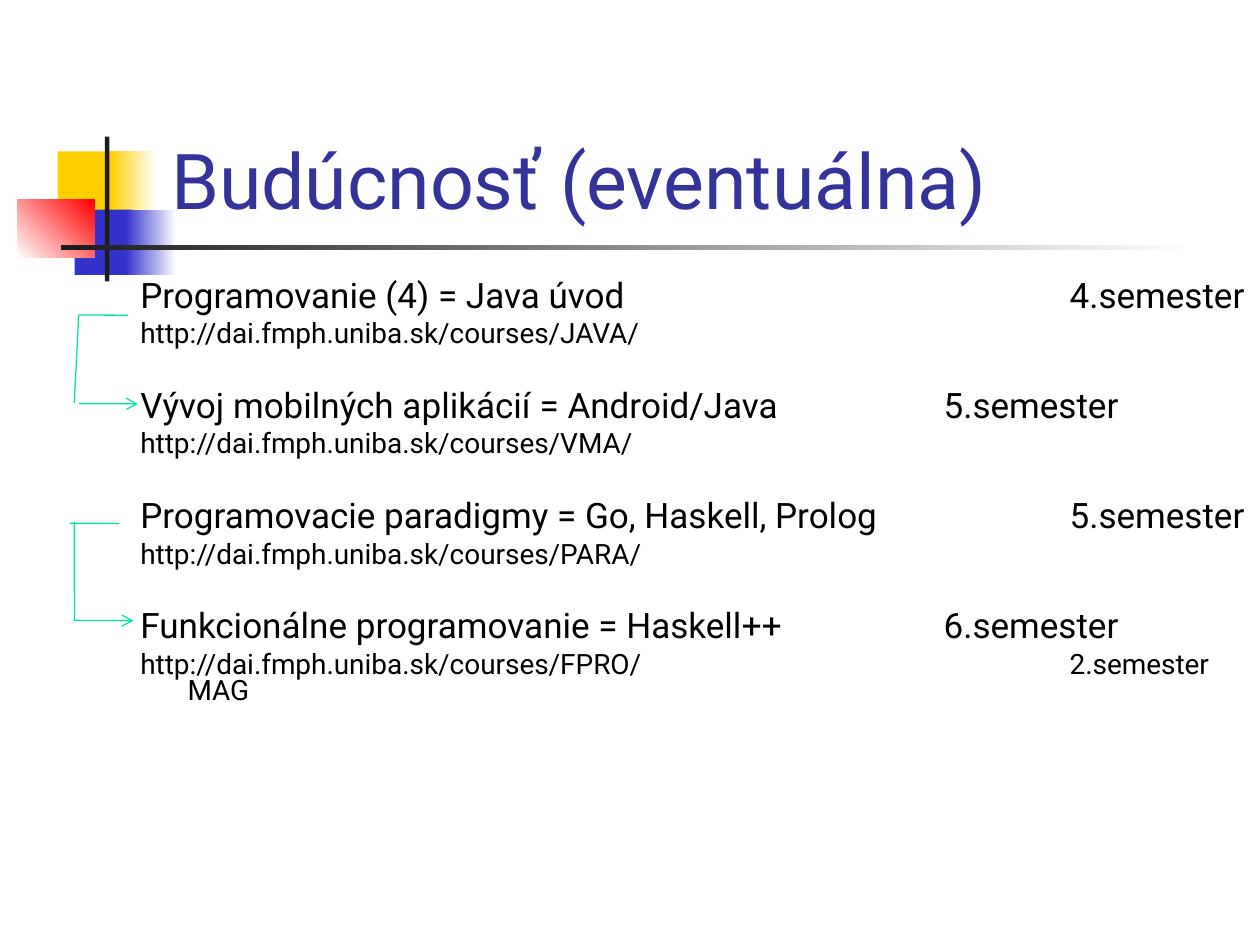
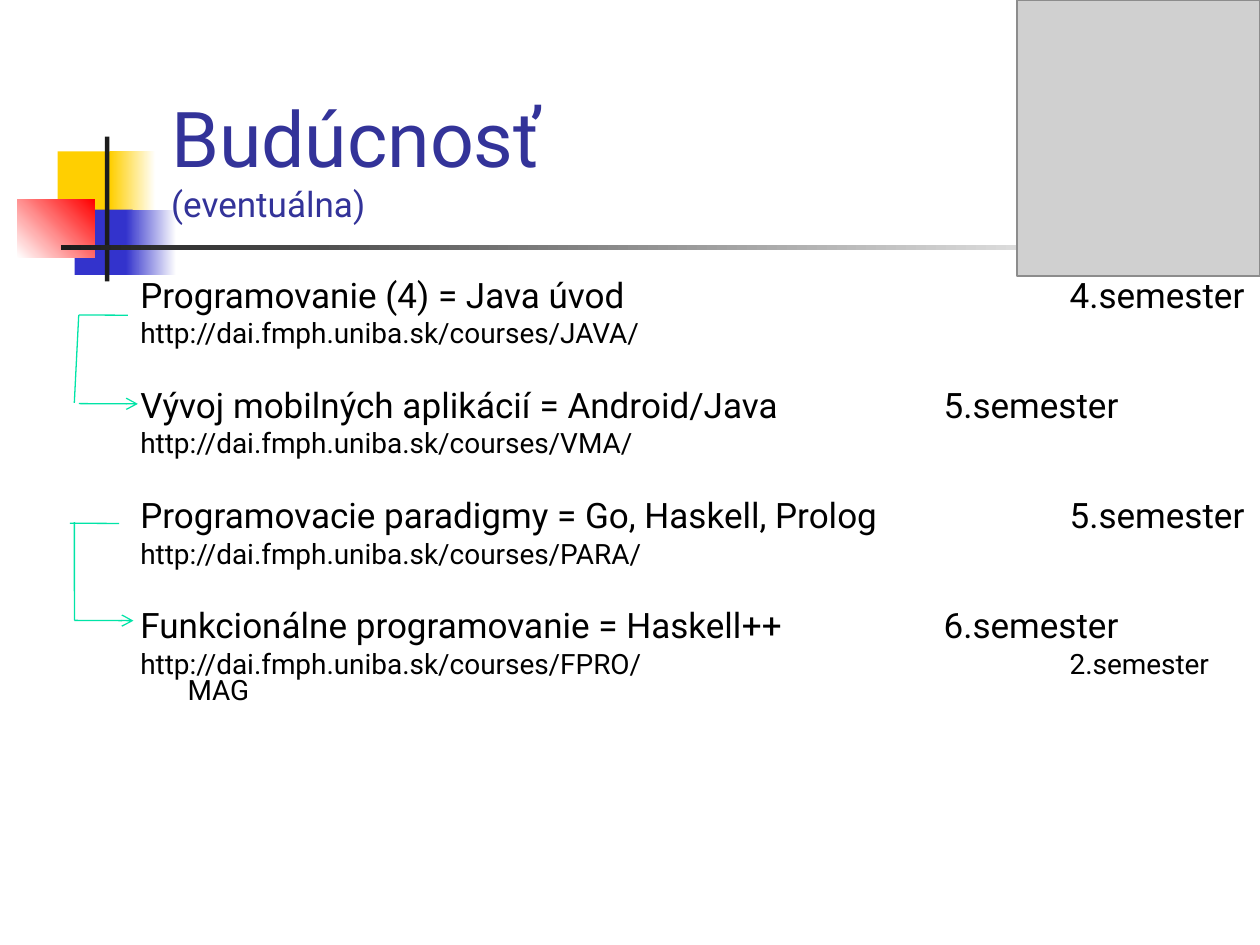
Before and after one commit to Programovanie4/Prednasky, a slide deck: slide 9 of 01/01_java.ppt (slide 5 before the commit). Drawn at 1260x945 pixels with LibreOffice and Linux fonts; fonts in the diff are those of the drawing; grey boxes stand for pictures. Boxes give left, top, right and bottom in pixels: in the first picture for what was removed or moved away, otherwise in the second. Text is boxed around its words. In the diff, an @@ line names an element or a change of style, - is before the commit and + after.

```diff
--- a/01/01_java.ppt
+++ b/01/01_java.ppt
@@ title "Budúcnosť (eventuálna)" at (x1=171, y1=104, x2=540, y2=225): size 44 to 20 pt in "(eventuálna)" @@
@@ picture added at (x1=1017, y1=0, x2=1260, y2=276) @@
```
Also in this commit, not shown: 8 other slides changed, 4 slides added, 1 other file.
